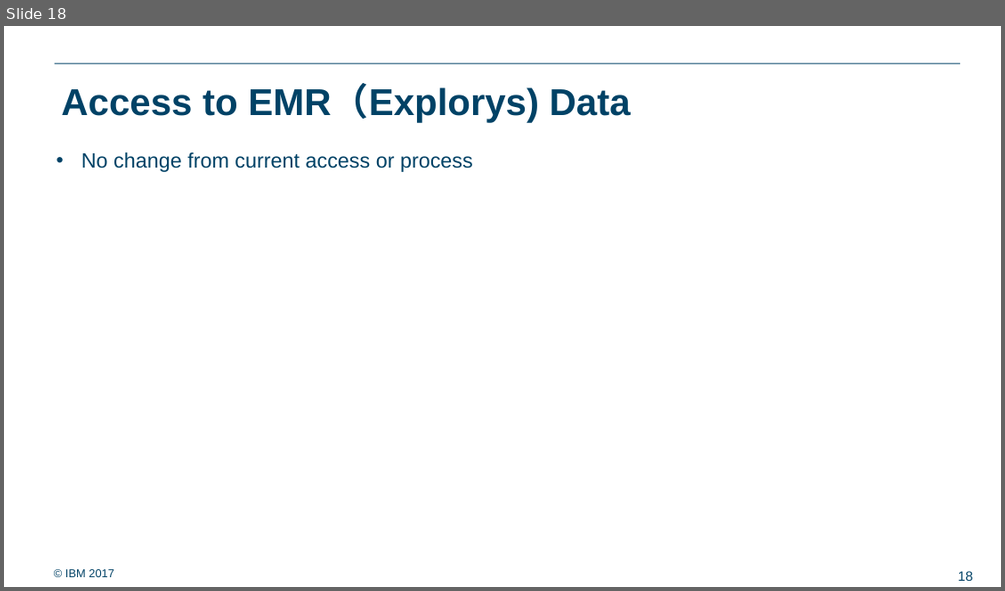
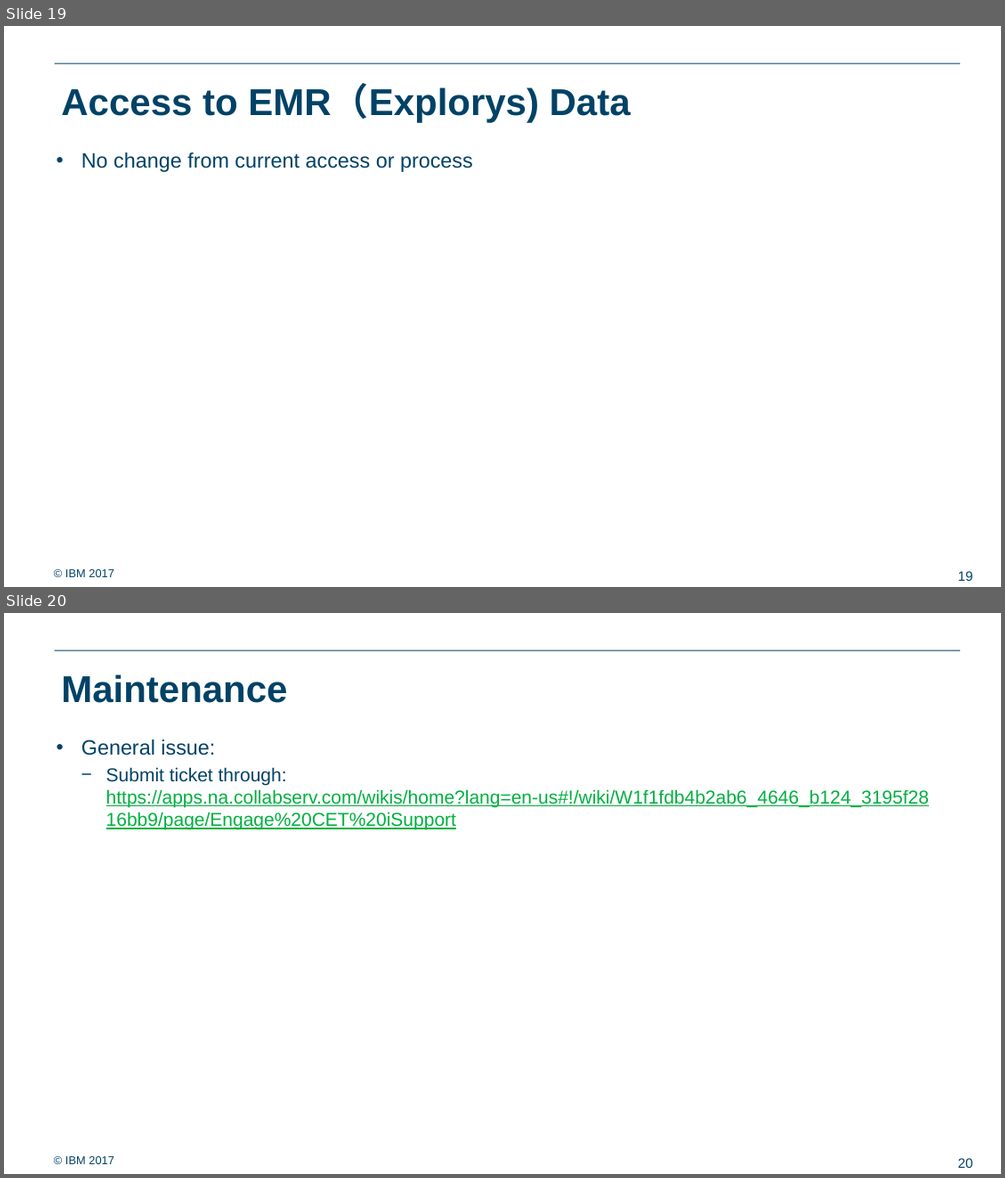
Before and after one commit to ralf0615/Analytics_project_backlog, a slide deck: Stage_2/Analytics Server, Data Management & Storage_v3.pptx. Shown one above the other, each under a label of ours: slide 18 before the commit, slides 19 and 20 after it. The pictures are 1005x591 and 1005x1178 pixels, drawn with LibreOffice and Linux fonts; fonts in the diff are those of the drawing; background and template pictures are left out. Boxes give left, top, right and bottom in pixels: in the first picture for what was removed or moved away, otherwise in the second. Text is boxed around its words. In the diff, an @@ line names an element or a change of style, - is before the commit and + after.

```diff
--- a/Stage_2/Analytics Server, Data Management & Storage_v3.pptx
+++ b/Stage_2/Analytics Server, Data Management & Storage_v3.pptx
@@ slide 20 added at box(4, 613, 1001, 1174), background #FFFFFF; not listed: 3 template elements that a slide beside it also shows @@
@@ title added at box(61, 674, 287, 703), 36 pt, text #004266, bold @@
+Maintenance
@@ text added at box(81, 739, 929, 830), 18 pt, text #00B040, underline @@
+• General issue:
+  − Submit ticket through: https://apps.na.collabserv.com/wikis/home?lang=en-us#!/wiki/W1f1fdb4b2ab6_4646_b124_3195f2816bb9/page/Engage%20CET%20iSupport
@@ what was slide 18 is now slide 19 @@
@@ page number at box(958, 571, 973, 580): text changed @@
-18
+19
```
Also in this commit, not shown: 2 slides changed, 1 other slide added, 2 other files.
